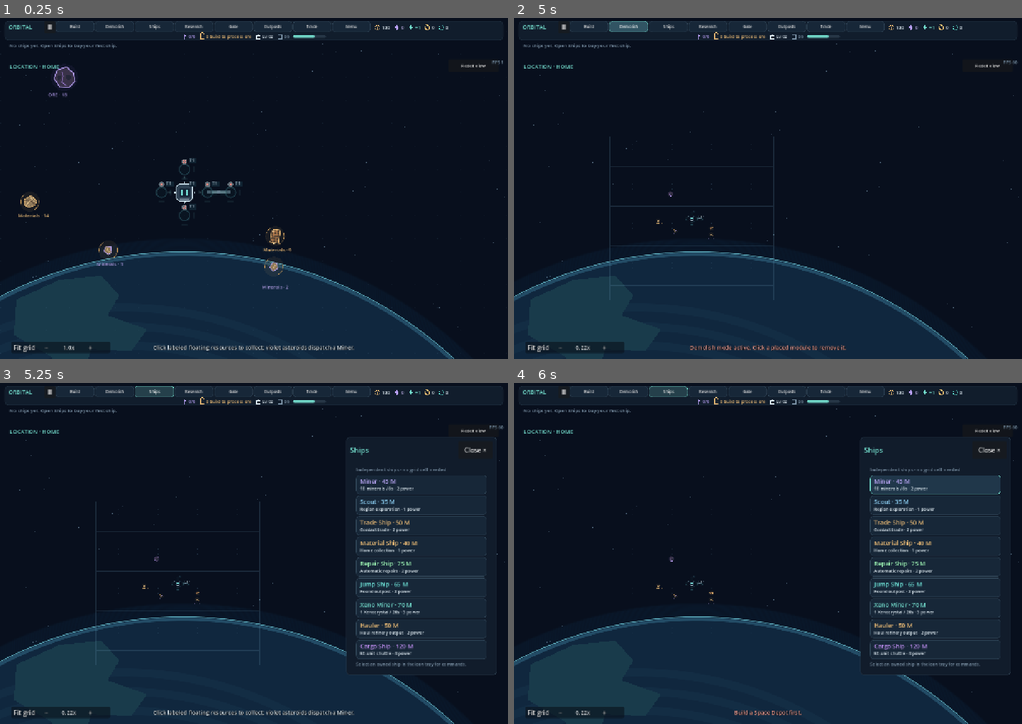
Above: before the commit, frames 1-4 (two rows, left to right).
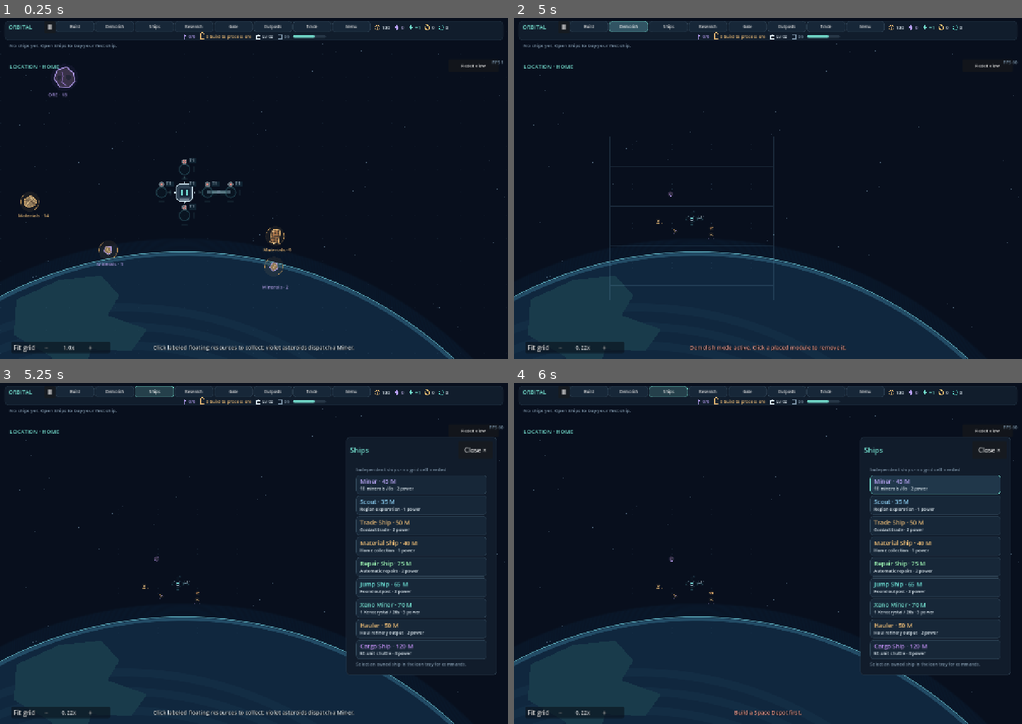
Above: after the commit, the same moments.

Repository: pidiman/orbital
Game: Godot game, scene res://orbital.tscn
Same seed, same stepped clock (60 frames per second), same inputs: the game is played once before the commit and once after it.
Inputs (mouse positions are in pixels of both pictures, inside the frame that each line leads up to):
- Up to frame 1 (0.25 s): no input
- Up to frame 2 (5 s): click "Fit grid" at 0.5 s; click "−" at 1.25 s; click "+" at 2 s; click "Build" at 2.75 s; click (935, 120) at 3.5 s; click "Demolish" at 4.25 s
- Up to frame 3 (5.25 s): click "Ships" at 5 s
- Up to frame 4 (6 s): click (935, 485) at 5.77 s

Frames 1-2 are identical in both runs. In frame 3, 0.4% of the frame differs, in the area x 18-52%, y 34-72%; in frame 4, nothing differs.

Commit message:
Fix placement hitch: incremental valid-cell update around placed module (no full-grid rescan blocking frame)

Diff:
--- a/scripts/main.gd
+++ b/scripts/main.gd
@@ -79,7 +79,7 @@
 	add_child(region_view)
 	board = Board.new()
 	board.name = "StationBoard"
-	board.model = model
+	board.bind_model(model)
 	add_child(board)
 	debris = Debris.new()
 	debris.name = "DebrisField"
@@ -189,7 +189,7 @@
 		hud.choose("")
 
 func _select_tool(kind: String) -> void:
-	board.selected = kind
+	board.set_selected_tool(kind)
 	asteroids.selected_ship = -1
 
 func _process(delta: float) -> void:
@@ -209,7 +209,7 @@
 	# Replace the old scoped outpost model before any HUD/view refresh can use it.
 	_update_region_view()
 	hud.hauling_assignment = -1
-	board.selected = ""
+	board.set_selected_tool("")
 	board.inspected_position = Vector2.INF
 	board.pulses.clear()
 	board.connector_masks_dirty = true
@@ -242,15 +242,15 @@
 	region_view.visible = not home
 	region_view.queue_redraw()
 	var outpost: String = model.locations.outpost_at(fleet.regions.current_region, model.locations.rules.primary_station.owner)
-	board.model = model if outpost.is_empty() else model.scoped_station(outpost)
+	board.bind_model(model if outpost.is_empty() else model.scoped_station(outpost))
 	board.connector_masks_dirty = true
 	board.grid_radius = (board.model.build_grid_dimensions() - Vector2i.ONE) / 2
-	board.placement_cache_key = ""
+	board.invalidate_placement_cache()
 	board.visible = home or not outpost.is_empty()
 	board.set_process_unhandled_input(board.visible)
 	debris.visible = true
 	debris.set_process_unhandled_input(true)
-	board.selected = ""
+	board.set_selected_tool("")
 	board.inspected_position = Vector2.INF
 	asteroids.selected_ship = -1
 	asteroids.rocks.clear()
--- a/scripts/station_board.gd
+++ b/scripts/station_board.gd
@@ -15,21 +15,31 @@
 var pulses: Array[Dictionary] = []
 var placement_cache: Array[Vector2i] = []
 var placement_cache_key: String = ""
-var placement_cache_target_key: String = ""
-var placement_scan: Array[Vector2i] = []
-var placement_scan_index: int = 0
+var placement_source_key: String = ""
+var placement_rebuild_cells: Array[Vector2i] = []
+var placement_rebuild_index: int = 0
+var placement_rebuild_key: String = ""
+var placement_rebuild_pending: bool = false
+const PLACEMENT_SCAN_BUDGET: int = 32
 var connector_masks: Dictionary = {}
 var connector_module_masks: Dictionary = {}
 var connector_edges: Array[Array] = []
 var connector_masks_dirty: bool = true
 
 func _ready() -> void:
-	model.changed.connect(_invalidate_placement_cache)
-	model.module_built.connect(_on_built)
-	model.module_built.connect(_connector_structure_changed)
-	model.module_removed.connect(_connector_structure_changed)
+	_bind_model_signals()
 	get_viewport().size_changed.connect(_layout)
 	_layout()
+
+func _bind_model_signals() -> void:
+	if not is_instance_valid(model):
+		return
+	if not model.module_built.is_connected(_on_built):
+		model.module_built.connect(_on_built)
+	if not model.module_built.is_connected(_connector_structure_changed):
+		model.module_built.connect(_connector_structure_changed)
+	if not model.module_removed.is_connected(_connector_structure_changed):
+		model.module_removed.connect(_connector_structure_changed)
 
 func _layout() -> void:
 	var area: Vector2 = get_viewport_rect().size
@@ -52,18 +62,30 @@
 	var pulse_count: int = pulses.size()
 	pulses = pulses.filter(func(p: Dictionary) -> bool: return p.time < 0.65)
 	needs_redraw = needs_redraw or pulse_count > 0 or not pulses.is_empty()
-	if not selected.is_empty() and selected != "__demolish__":
-		# Build the valid-cell preview incrementally. A full 17×17 sweep invokes
-		# placement validation hundreds of times and used to block the first frame
-		# after every placement.
-		if _update_placement_cache(32): needs_redraw = true
+	if placement_rebuild_pending:
+		# Placement validation can be expensive on the larger 33×33 grid. Keep
+		# the rebuild event-driven, but spread the checks over several frames so
+		# placing a module never blocks the simulation in one frame.
+		if _advance_placement_cache(PLACEMENT_SCAN_BUDGET):
+			needs_redraw = true
 	if needs_redraw: queue_redraw()
+
+func set_selected_tool(kind: String) -> void:
+	if selected == kind:
+		return
+	selected = kind
+	_invalidate_placement_cache(false, "module type")
+
+func invalidate_placement_cache() -> void:
+	_invalidate_placement_cache(true, "region/grid")
 
 func _on_built(world_position: Vector2, _kind: String) -> void:
 	pulses.append({"position": world_position, "time": 0.0})
+	_invalidate_placement_cache(false, "module built")
 
 func _connector_structure_changed(_position: Vector2, _kind: String = "") -> void:
 	connector_masks_dirty = true
+	_invalidate_placement_cache(false, "module removed/changed")
 	queue_redraw()
 
 func handle_click(point: Vector2) -> bool:
@@ -257,32 +279,56 @@
 		else: vertical = true
 	return PI / 2.0 if vertical and not horizontal else 0.0
 
-func _invalidate_placement_cache() -> void:
+func bind_model(next_model: StationModel) -> void:
+	if is_instance_valid(model):
+		if model.module_built.is_connected(_on_built): model.module_built.disconnect(_on_built)
+		if model.module_built.is_connected(_connector_structure_changed): model.module_built.disconnect(_connector_structure_changed)
+		if model.module_removed.is_connected(_connector_structure_changed): model.module_removed.disconnect(_connector_structure_changed)
+	model = next_model
+	_bind_model_signals()
+	_invalidate_placement_cache(true, "region/model")
+
+func _placement_source_key() -> String:
+	return model.station_id + str(model.modules) + selected + str(snap_spacing) + str(snap_enabled)
+
+func _invalidate_placement_cache(force: bool = false, _reason: String = "unknown") -> void:
+	var key: String = _placement_source_key()
+	if not force and key == placement_source_key:
+		return
+	placement_source_key = key
 	placement_cache_key = ""
-	placement_cache_target_key = ""
-	placement_scan.clear()
-	placement_scan_index = 0
+	placement_cache.clear()
+	placement_rebuild_cells.clear()
+	placement_rebuild_index = 0
+	placement_rebuild_pending = false
+	if not selected.is_empty() and selected != "__demolish__":
+		_begin_placement_cache_rebuild(key)
 	queue_redraw()
 
-func _update_placement_cache(budget: int = 32) -> bool:
-	var key: String = model.station_id + str(model.modules) + str(model.materials) + selected + str(snap_spacing) + str(snap_enabled)
-	if key == placement_cache_key: return false
-	if key != placement_cache_target_key:
-		placement_cache_target_key = key
-		placement_scan.clear()
-		for x in range(-grid_radius.x, grid_radius.x + 1):
-			for y in range(-grid_radius.y, grid_radius.y + 1):
-				placement_scan.append(Vector2i(x, y))
-		placement_scan_index = 0
+func _begin_placement_cache_rebuild(key: String = "") -> void:
+	if selected.is_empty() or selected == "__demolish__":
 		placement_cache.clear()
+		placement_cache_key = key
+		return
+	var resolved_key: String = key if not key.is_empty() else _placement_source_key()
+	placement_rebuild_cells.clear()
+	for x in range(-grid_radius.x, grid_radius.x + 1):
+		for y in range(-grid_radius.y, grid_radius.y + 1):
+			placement_rebuild_cells.append(Vector2i(x, y))
+	placement_rebuild_index = 0
+	placement_rebuild_key = resolved_key
+	placement_rebuild_pending = true
+
+func _advance_placement_cache(budget: int) -> bool:
 	var processed: int = 0
-	while placement_scan_index < placement_scan.size() and processed < budget:
-		var cell: Vector2i = placement_scan[placement_scan_index]
+	while placement_rebuild_index < placement_rebuild_cells.size() and processed < budget:
+		var cell: Vector2i = placement_rebuild_cells[placement_rebuild_index]
 		if model.placement_error(cell_to_world(cell) + snap_offset(), selected).is_empty():
 			placement_cache.append(cell)
-		placement_scan_index += 1
+		placement_rebuild_index += 1
 		processed += 1
-	if placement_scan_index >= placement_scan.size():
-		placement_cache_key = key
-		return false
-	return true
+	if placement_rebuild_index >= placement_rebuild_cells.size():
+		placement_rebuild_pending = false
+		placement_cache_key = placement_rebuild_key
+		placement_rebuild_cells.clear()
+	return processed > 0
